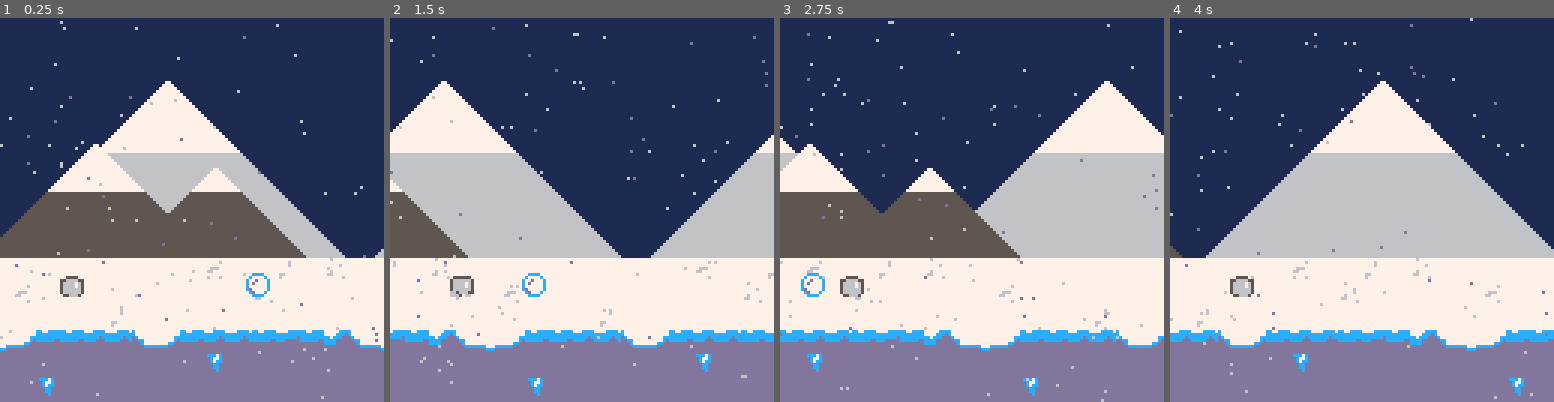
Above: before the commit, frames 1-4 (left to right).
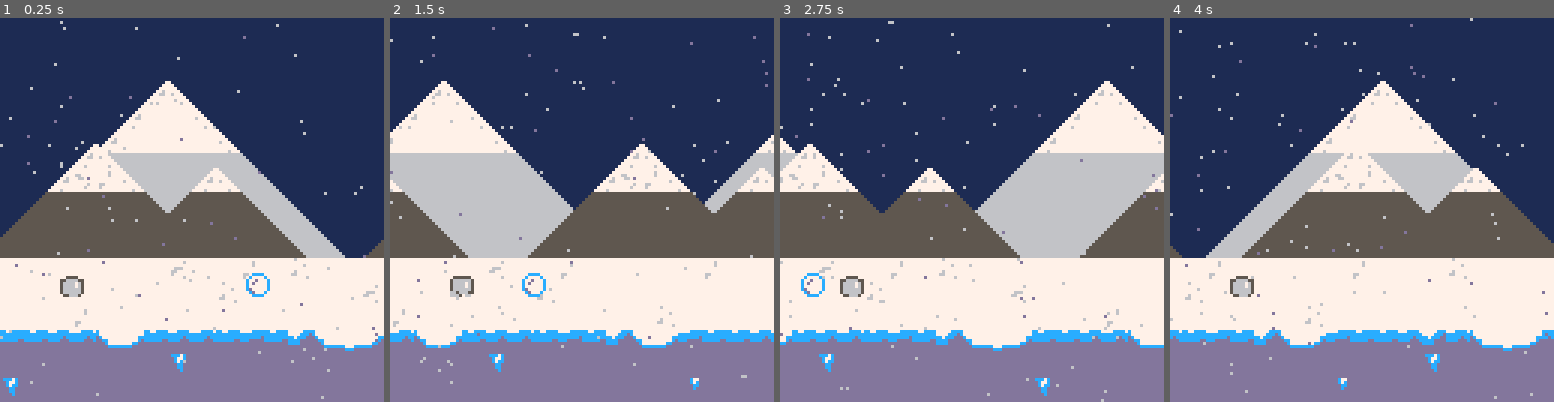
Above: after the commit, the same moments.

Repository: ejames0711/runner
Game: PICO-8 cartridge runner.p8
Two runs of this game, one before a commit and one after it. Both use one fixed random seed, a clock stepped at 60 frames per second and the inputs below.
Inputs:
- Up to frame 1 (0.25 s): no input
- Up to frame 2 (1.5 s): no input
- Up to frame 3 (2.75 s): no input
- Up to frame 4 (4 s): no input

The runs differ from the first frame. In frame 1, 3.6% of the frame differs, in the area x 0-100%, y 18-99%; in frame 2, 14%; in frame 3, 5.1%; in frame 4, 16%.

Commit message:
add helper funcs for bacground anim

Diff:
--- a/runner.p8
+++ b/runner.p8
@@ -8,12 +8,19 @@
 	plyr.x=20
 	plyr.y=85
 
-	map_x=0
-	map_spd=2.5
-	hill_x=0
-	hill_spd=2
-	mnt_x=0
-	mnt_spd=1
+	//add left and right values to background objetcs then loop in helpers
+
+	ground={}
+	ground.x=0
+	ground.spd=4
+
+	hill={}
+	hill.x=0
+	hill.spd=2
+
+	mnt={}
+	mnt.x=0
+	mnt.spd=1
 
 	sb = {}
 	sb.spr=6
@@ -31,12 +38,9 @@
 function _update()
 	sb.x-=1
 
-	map_x-=map_spd
-	if map_x<-127 then map_x=0 end
-	hill_x-=hill_spd
-	if hill_x<-127 then hill_x=0 end
-	mnt_x-=mnt_spd
-	if mnt_x<-127 then mnt_x=0 end
+	upd_bckgrnd(ground,-254,0)
+	upd_bckgrnd(hill,-127,0)
+	upd_bckgrnd(mnt,-127,0)
 
 	anim_w_frames(plyr,1,4,3)
 	anim_w_frames(sb,6,8,5)
@@ -46,11 +50,9 @@
 
 function _draw()
 	cls(1)
-	map(68,0,mnt_x,5,16)
-	map(68,0,mnt_x+128,5,16)
-	map(50,0,hill_x,10,16)
-	map(0,0,map_x)
-	map(0,0,map_x+128)
+	draw_bckgrnd(68,0,mnt,5,16)
+	draw_bckgrnd(50,0,hill,10,16)
+	draw_bckgrnd(0,0,ground)
 	snow()
 	spr(plyr.spr,plyr.x,plyr.y)
 	spr(sb.spr,sb.x,sb.y)
@@ -90,7 +92,15 @@
 end
 -->8
 --helpers
+function upd_bckgrnd(obj,left,right)
+	obj.x-=obj.spd
+	if obj.x<left then obj.x=right end
+end
 
+function draw_bckgrnd(celx,cely,obj,sx,sy)
+	map(celx,cely,obj.x,sx,sy)
+	map(celx,cely,obj.x+128,sx,sy)
+end
 
 function anim_w_frames(object,init_spr,max_spr,frames)
 	if object.timer < frames then
@@ -114,33 +124,33 @@
 007007005666666556666665566666655666666500000000c777777ccd77777cc77d77dcdddddddddddddddddddddddddddddddddddddddd77777777dddddddd
 0000000066566655566666656656665556666665000000000c7777c00cd777c00c777dc0dddddddddddddddddddddddddddddddddddddddd77777677dddddddd
 00000000666506600556665066505660055666500000000000cccc0000cccc0000cccc00dddddddddddddddddddddddddddddddddddddddd77777777dddddddd
-0000000550000000000000066000000000000007700000000000000000000000000000007777777777777777dccc7cddddddc77d7767777777777777c7777777
-0000005555000000000000666600000000000077770000000000000000000000000000007777677777777777ddc77cddddddc7cd7777777777777777c7777777
-0000055555500000000006666660000000000777777000000000000000000000000000007777677777777777ddc7ccdddddddccd7777767777777777dc777777
-0000555555550000000066666666000000007777777700000000000000000000000000007777777777777777dddccddddddddcdd7777777777777777ddcc7777
-0005555555555000000666666666600000077777777770000000000000000000000000007777777777777777dddccddddddddddd7767777777777777dddc7777
-0055555555555500006666666666660000777777777777000000000000000000000000007667777777777777ddddcddddddddddd76677777ccc777ccddddcccc
-0555555555555550066666666666666007777777777777700000000000000000000000007677777777777777dddddddddddddddd77777767dddcccdddddddddd
-5555555555555555666666666666666677777777777777770000000000000000000000007777777777777777dddddddddddddddd77777777dddddddddddddddd
+0000000550000000000000066000000000000007700000000000000077700000000000077777777777777777dccc7cddddddc77d7767777777777777c7777777
+0000005555000000000000666600000000000077770000000000000077770000000007777777677777777777ddc77cddddddc7cd7777777777777777c7777777
+0000055555500000000006666660000000000777777000007770007777777777000077777777677777777777ddc7ccdddddddccd7777767777777777dc777777
+0000555555550000000066666666000000007767777700007777777777777777777777777777777777777777dddccddddddddcdd7777777777777777ddcc7777
+0005555555555000000666666666600000077667767770005577777555577777777777557777777777777777dddccddddddddddd7767777777777777dddc7777
+0055555555555500006666666666660000777777777777005555555555555555777555557667777777777777ddddcddddddddddd76677777ccc777ccddddcccc
+0555555555555550066666666666666007777777777777705555555555555555555555557677777777777777dddddddddddddddd77777767dddcccdddddddddd
+5555555555555555666666666666666677776777777767775555555555555555555555557777777777777777dddddddddddddddd77777777dddddddddddddddd
 55555555000000006666666600000000777777770000000000000000000000000000000077777777000000000000000000000000000000000000000000000000
 55555555000000006666666600000000777777770000000000000000000000000000000077777777000000000000000000000000000000000000000000000000
-555555550000000066666666000000007777777700000000000000000000000000000000777777cc000000000000000000000000000000000000000000000000
-555555550000000066666666000000007777777700000000000000000000000000000000777777cd000000000000000000000000000000000000000000000000
+555555550000000066666666000000007667777700000000000000000000000000000000777777cc000000000000000000000000000000000000000000000000
+555555550000000066666666000000007766777700000000000000000000000000000000777777cd000000000000000000000000000000000000000000000000
 5555555500000000666666660000000077777777000000000000000000000000000000007777ccdd000000000000000000000000000000000000000000000000
-555555550000000066666666000000007777777700000000000000000000000000000000ccccdddd000000000000000000000000000000000000000000000000
-555555550000000066666666000000007777777700000000000000000000000000000000dddddddd000000000000000000000000000000000000000000000000
+555555550000000066666666000000007777767700000000000000000000000000000000ccccdddd000000000000000000000000000000000000000000000000
+555555550000000066666666000000007777677700000000000000000000000000000000dddddddd000000000000000000000000000000000000000000000000
 555555550000000066666666000000007777777700000000000000000000000000000000dddddddd000000000000000000000000000000000000000000000000
 __map__
 0000000000000000000000000000000000000000000000000000000000000000000000000000000000000000000000000000000000000000000000000000000000000000000000000000000000000000000000000000000000000000000000000000000000000000000000000000000000000000000000000000000000000000
 0000000000000000000000000000000000000000000000000000000000000000000000000000000000000000000000000000000000000000000000000000000000000000000000000000000000000000000000000000000000000000000000000000000000000000000000000000000000000000000000000000000000000000
 0000000000000000000000000000000000000000000000000000000000000000000000000000000000000000000000000000000000000000000000000000000000000000000000000000001415000000000000000000000000000000000000000000000000000000000000000000000000000000000000000000000000000000
-0000000000000000000000000000000000000000000000000000000000000000000000000000000000000000000000000000000000000000000000000000000000000000000000000000142424150000000000000000000000000000000000000000000000000000000000000000000000000000000000000000000000000000
-0000000000000000000000000000000000000000000000000000000000000000000000000000000000000000000000000000000000000014150000000000000000000000000000000014242424241500000000000000000000000000000000000000000000000000000000000000000000000000000000000000000000000000
-0000000000000000000000000000000000000000000000000000000000000000000000000000000000000000000000000000000000001424241500001415000000000000000000001222222222222213000000000000000000000000000000000000000000000000000000000000000000000000000000000000000000000000
-0000000000000000000000000000000000000000000000000000000000000000000000000000000000000000000000000000000000102020202011102020110000000000000000122222222222222222130000000000000000000000000000000000000000000000000000000000000000000000000000000000000000000000
-0000000000000000000000000000000000000000000000000000000000000000000000000000000000000000000000000000000010202020202020202020201100000000000012222222222222222222221300000000000000000000000000000000000000000000000000000000000000000000000000000000000000000000
-0000000000000000000000000000000000000000000000000000000000000000000000000000000000000000000000000000001020202020202020202020202011000000001222222222222222222222222213000000000000000000000000000000000000000000000000000000000000000000000000000000000000000000
-0000000000000000000000000000000000000000000000000000000000000000000000000000000000000000000000000000102020202020202020202020202020110000122222222222222222222222222222130000000000000000000000000000000000000000000000000000000000000000000000000000000000000000
+0000000000000000000000000000000000000000000000000000000000000000000000000000000000000000000000000000000000000000000000000000000000000000000000000000141a1a150000000000000000000000000000000000000000000000000000000000000000000000000000000000000000000000000000
+00000000000000000000000000000000000000000000000000000000000000000000000000000000000000000000000000000000000000141500000000000000000000000000000000141a1a1a1a1500000000000000000000000000000000000000000000000000000000000000000000000000000000000000000000000000
+0000000000000000000000000000000000000000000000000000000000000000000000000000000000000000000000000000000000001424191500001415000000000000000000001222222222222213000000000000000000001415141500001415000000000000000000000000000000000000000000000000000000000000
+0000000000000000000000000000000000000000000000000000000000000000000000000000000000000000000000000000000000102020202011102020110000000000000000122222222222222222130000000000000000102020202011102020110000000000000000000000000000000000000000000000000000000000
+0000000000000000000000000000000000000000000000000000000000000000000000000000000000000000000000000000000010202020202020202020201100000000000012222222222222222222221300000000000010202020202020202020201100000000000000000000000000000000000000000000000000000000
+0000000000000000000000000000000000000000000000000000000000000000000000000000000000000000000000000000001020202020202020202020202011000000001222222222222222222222222213000000001020202020202020202020202011000000000000000000000000000000000000000000000000000000
+0000000000000000000000000000000000000000000000000000000000000000000000000000000000000000000000000000102020202020202020202020202020110000122222222222222222222222222222130000102020202020202020202020202020110000000000000000000000000000000000000000000000000000
 1d1a1a1a1a1a1a1a1a1a1a0e1a1a191a1a1a1a1a191a1a1a1d1a1a1a1a1a1a1a1d1a1a1a1a1a1a1a1a1a1a0e1a1a191a0000000000000000000000000000000000000000000000000000000000000000000000000000000000000000000000000000000000000000000000000000000000000000000000000000000000000000
 1a1a1a0e1a1a1a1a1a1a1a1a1a1d1a1a1a1a1a1a1a1a1a1a1a1a1a1a1a0e1a1a1a1a1a0e1a1a1a1a1a1a1a1a1a1d1a1a0000000000000000000000000000000000000000000000000000000000000000000000000000000000000000000000000000000000000000000000000000000000000000000000000000000000000000
 1a1a1a1a1a1a1a191a1a1a1a1a1a1a1a1a1a1d1a1a1a1a1a1a1a1a1a1a1a1a1a1a1a1a1a1a1a1a191a1a1a1a1a1a1a1a0000000000000000000000000000000000000000000000000000000000000000000000000000000000000000000000000000000000000000000000000000000000000000000000000000000000000000
